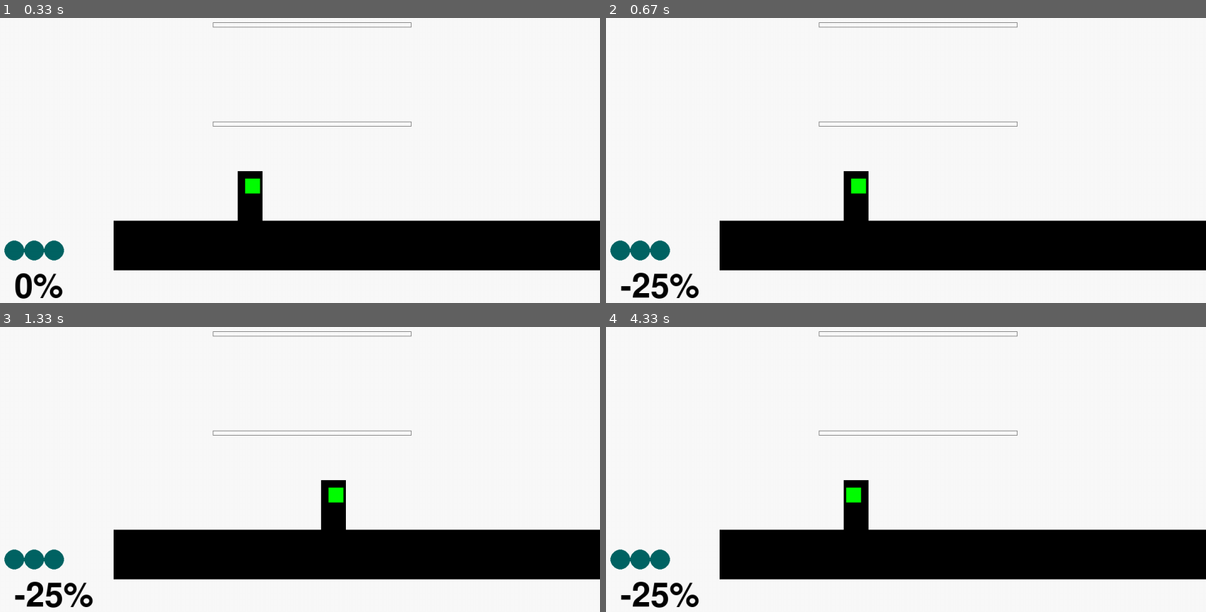
Above: before the commit, frames 1-4 (two rows, left to right).
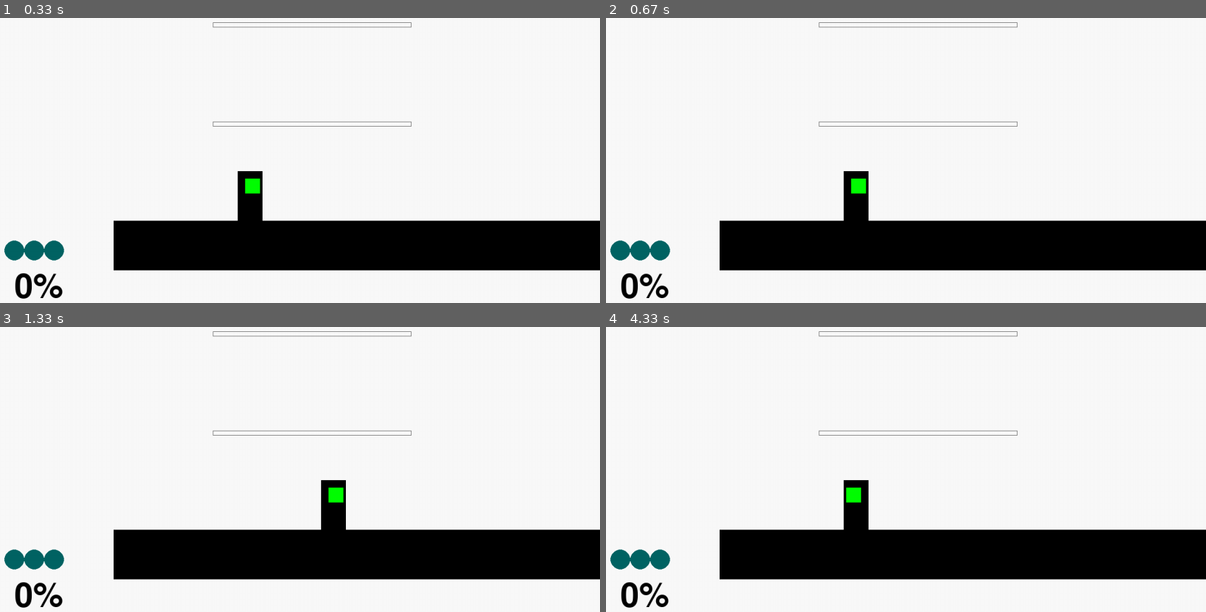
Above: after the commit, the same moments.

Repository: MarcoSzawlowski/MarcoPygame
Game: pygame game, started from main.py
The game is run twice, just before and just after one commit, with the same random seed, the same clock (stepped at 60 frames per second) and the same inputs.
Inputs:
- Up to frame 1 (0.33 s): no input
- Up to frame 2 (0.67 s): tap E at 0.33 s
- Up to frame 3 (1.33 s): hold D 0.67-1.13 s
- Up to frame 4 (4.33 s): tap Q at 1.5 s; hold D 1.83-2.3 s; hold A 2.33-2.87 s; tap Space at 3.23 s; hold A 3.57-3.97 s; hold W from 4 s (still down); tap E at 4.15 s

Frame 1 is identical in both runs. In frame 2, 0.7% of the frame differs, in the area x 2-16%, y 89-99%; in frame 3, 0.7%; in frame 4, 0.7%.

Commit message:
Damage / Health functions done for now

Diff:
--- a/gameobjects.py
+++ b/gameobjects.py
@@ -84,10 +84,14 @@
 # DAMAGE: player takes damage, damage animation (handled in draw) and invulnerability for 1 second
     def hurt(self, amount):
         self.health += amount
+        if self.health > 999:
+            self.health = 999
 
 # HEAL: player heals amount
     def heal(self, amount):
         self.health -= amount
+        if self.health < 0:
+            self.health = 0
 
 # DEATH: when player loses all health bars / instant death
     def die(self):
